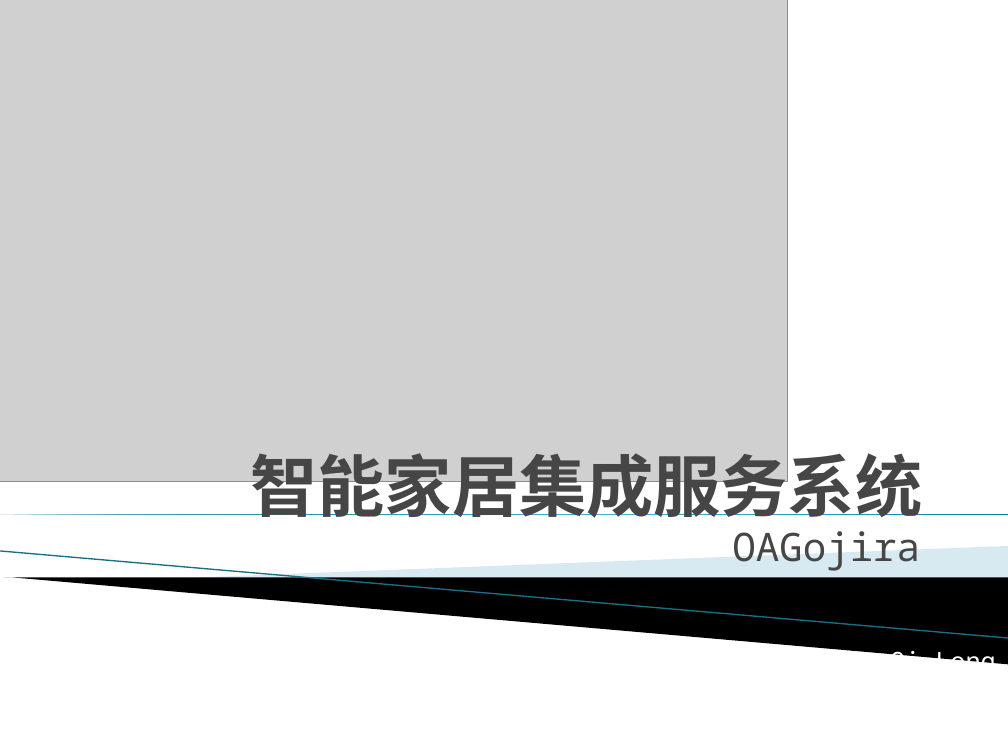
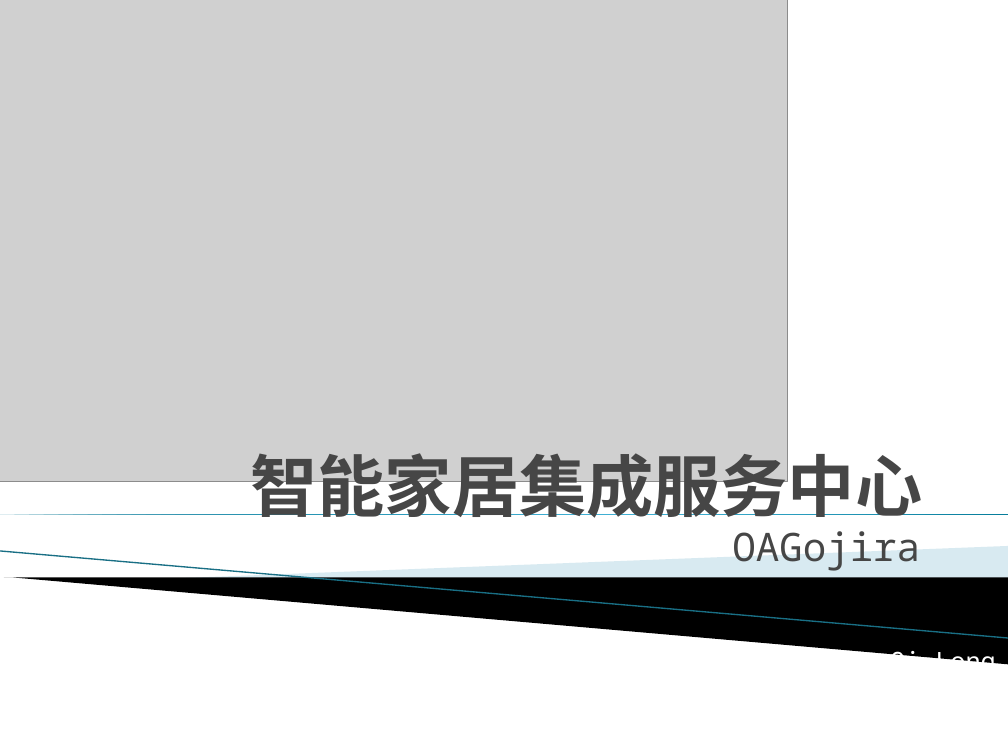
Before and after one commit to chenqilongwuxi/OAGojira, a slide deck: slide 1 of dev/OAGojira.pptx. Drawn at 1008x756 pixels with LibreOffice and Linux fonts; fonts in the diff are those of the drawing; grey boxes stand for pictures; background and template pictures are left out. Boxes give left, top, right and bottom in pixels: in the first picture for what was removed or moved away, otherwise in the second. Text is boxed around its words. In the diff, an @@ line names an element or a change of style, - is before the commit and + after.

```diff
--- a/dev/OAGojira.pptx
+++ b/dev/OAGojira.pptx
@@ title at box(250, 442, 922, 527): text changed @@
-智能家居集成服务系统
+智能家居集成服务中心
```
Also in this commit, not shown: 1 other slide changed, 1 other file.
